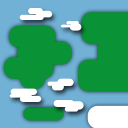
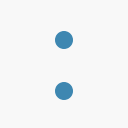
Layer changes from the first 128px x 128px image to the second:
removed layer "Shape 25" over [9,8,84,112]
removed layer "Shape 10" over [3,12,128,128]
added layer "Ellipse 1 copy 2" above "Ellipse 1 copy" over [55,82,73,100]
added layer "Ellipse 1 copy" above "Rectangle 1" over [55,31,73,49]
painted on "Layer 0" over [0,0,128,128]
